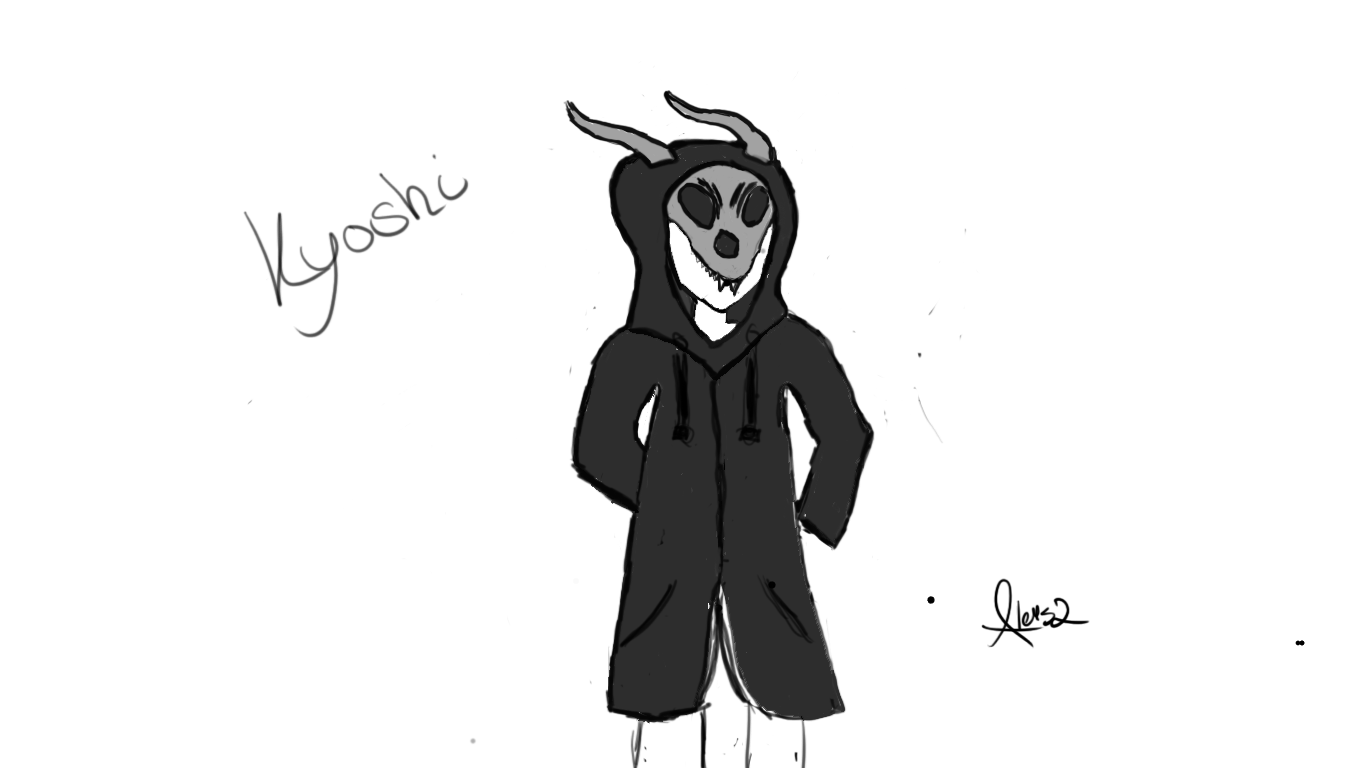
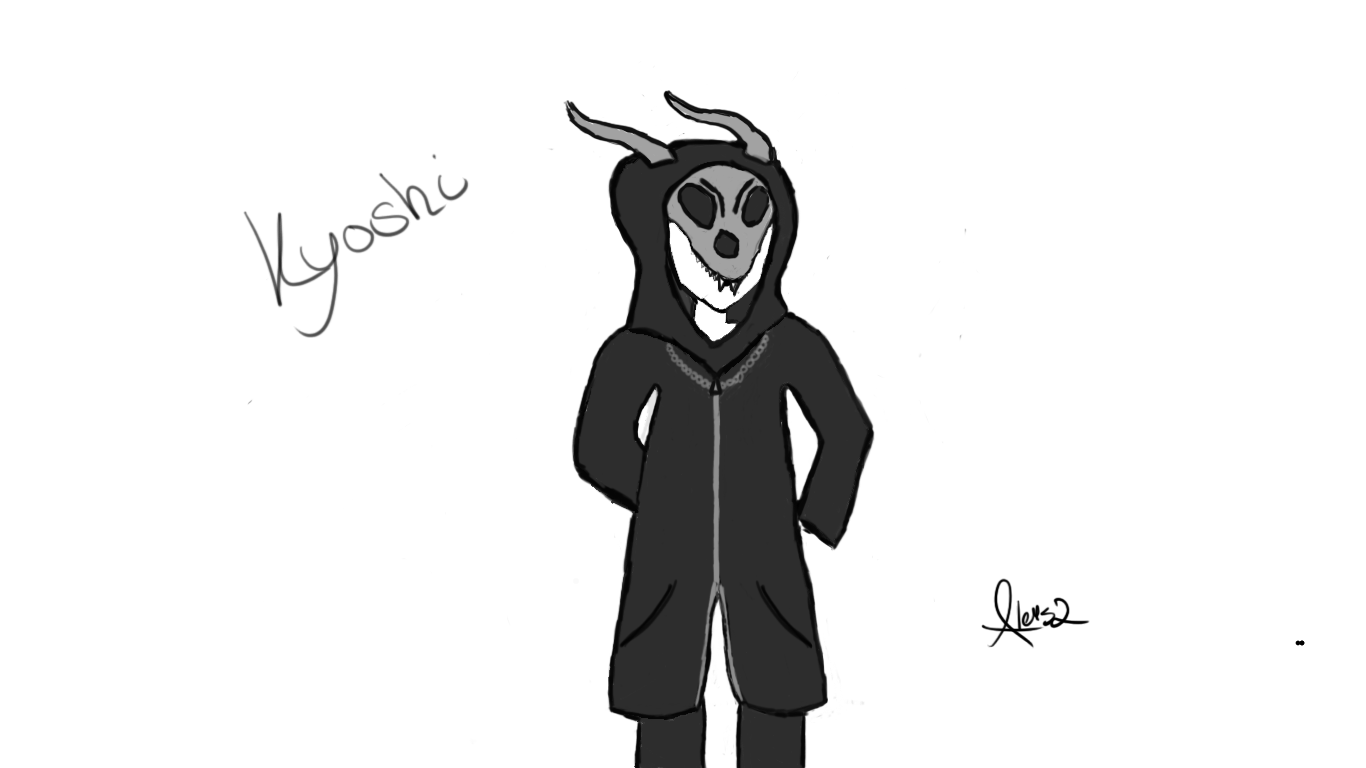
Revision of a layered 1366x768 image; what changed, layer by layer:
added layer "Ebene 4" above "Ebene 5" over [693, 377, 744, 714]
added layer "Ebene 5" above "Ebene 3" over [755, 577, 813, 649]
showed "Ebene 3", painted on it over [469, 145, 943, 768]
removed layer "Vor" over [469, 148, 943, 745]
removed layer "Ebene 2" over [469, 145, 943, 768]
painted on "Hintergrund" over [657, 529, 665, 546]
